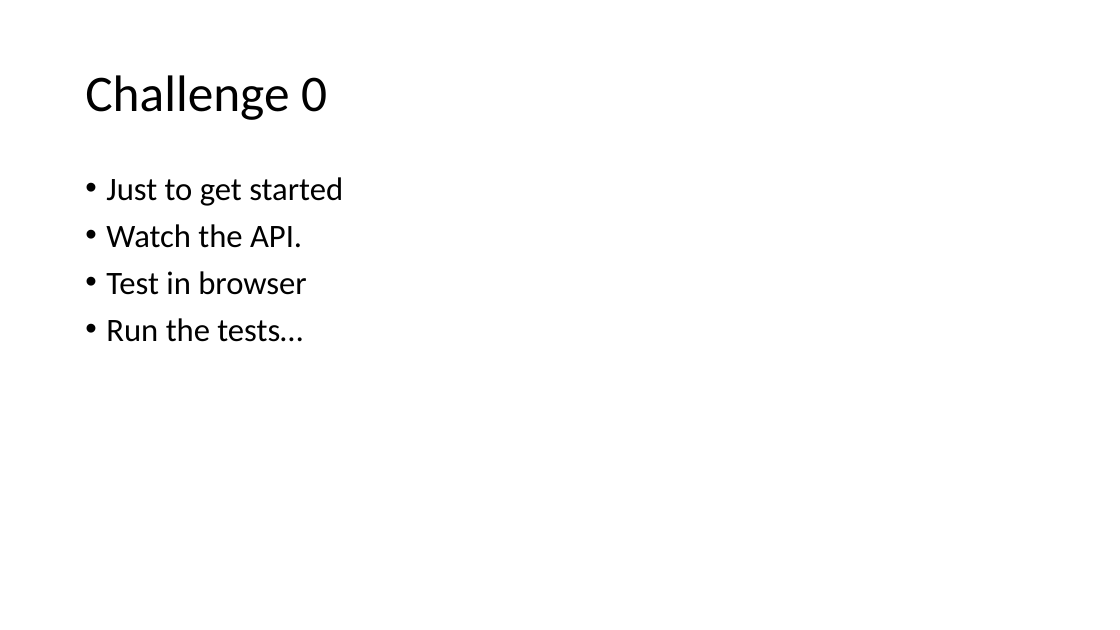
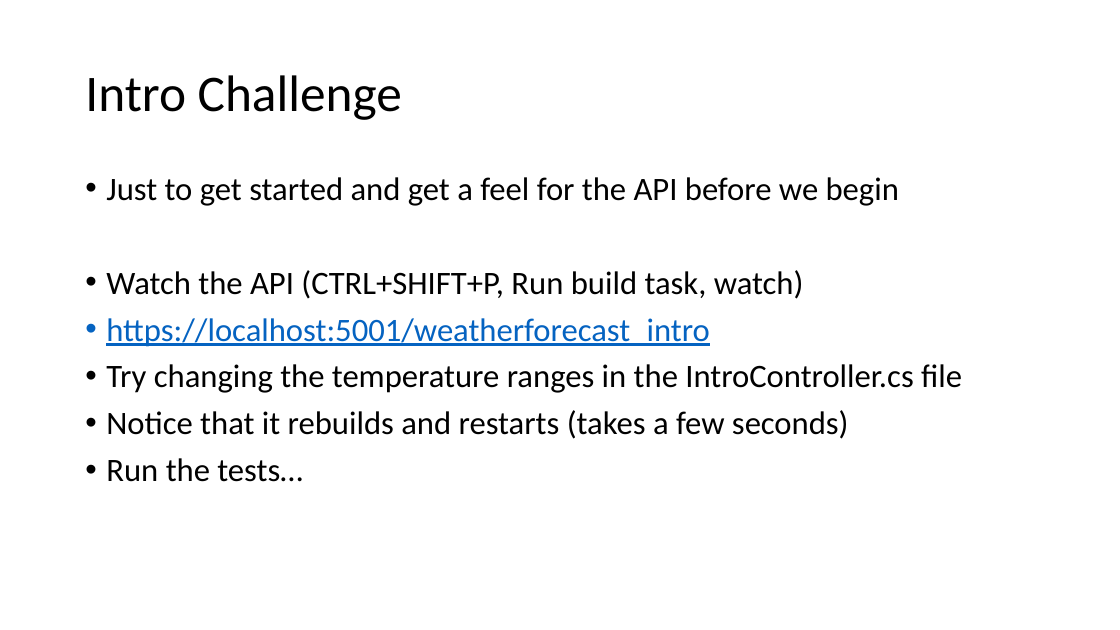
Before and after one commit to bjartnes/bounded-disturbances, a slide deck: slide 8 of Polly and Simmy workshop.pptm. Drawn at 1120x630 pixels with LibreOffice and Linux fonts; fonts in the diff are those of the drawing. Boxes give left, top, right and bottom in pixels: in the first picture for what was removed or moved away, otherwise in the second. Text is boxed around its words. In the diff, an @@ line names an element or a change of style, - is before the commit and + after.

Commit message:
add presentation

```diff
--- a/Polly and Simmy workshop.pptm
+++ b/Polly and Simmy workshop.pptm
@@ title at <box>85,75,402,120</box>: text changed @@
-Challenge 0
+Intro Challenge
@@ text at <box>106,177,962,439</box>: text changed @@
-• Just to get started
-• Watch the API.
-• Test in browser
+• Just to get started and get a feel for the API before we begin
+• Watch the API (CTRL+SHIFT+P, Run build task, watch)
+• https://localhost:5001/weatherforecast_intro
+• Try changing the temperature ranges in the IntroController.cs file
+• Notice that it rebuilds and restarts (takes a few seconds)
```
